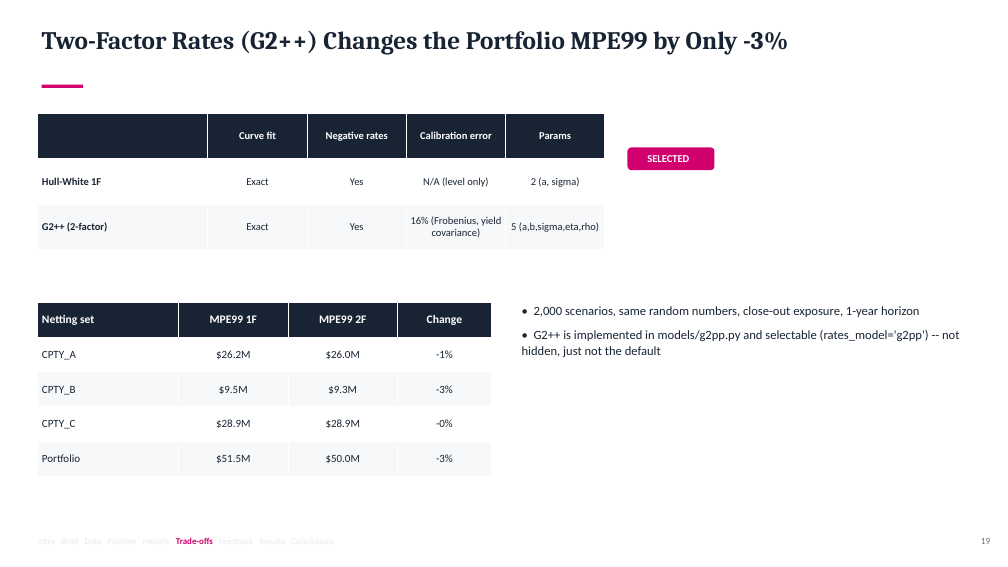
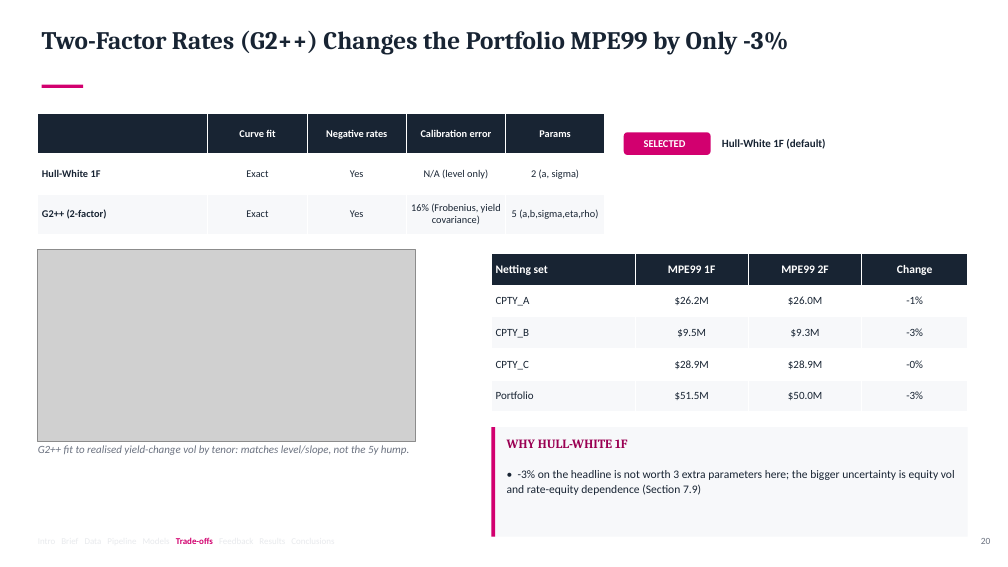
Before and after one commit to eshapandya24/capitolis-risk-engine, a slide deck: slide 20 of docs/Capitolis_CCR_Client_Final_Presentation.pptx (slide 19 before the commit). Drawn at 1008x567 pixels with LibreOffice and Linux fonts; fonts in the diff are those of the drawing; grey boxes stand for pictures. Boxes give left, top, right and bottom in pixels: in the first picture for what was removed or moved away, otherwise in the second. Text is boxed around its words. In the diff, an @@ line names an element or a change of style, - is before the commit and + after.

```diff
--- a/docs/Capitolis_CCR_Client_Final_Presentation.pptx
+++ b/docs/Capitolis_CCR_Client_Final_Presentation.pptx
@@ table at (x1=38, y1=113, x2=604, y2=234) @@
@@ size 10 to 9.8 pt @@
@@ rounded rectangle "SELECTED" moved from (x1=628, y1=147, x2=715, y2=170) to (x1=624, y1=132, x2=711, y2=155) @@
@@ text added at (x1=722, y1=139, x2=825, y2=149), 10.5 pt, text #182433, bold @@
+Hull-White 1F (default)
@@ picture added at (x1=38, y1=250, x2=416, y2=442) @@
@@ table resized from (x1=38, y1=302, x2=492, y2=476) to (x1=492, y1=253, x2=968, y2=412) @@
@@ text removed at (x1=522, y1=306, x2=959, y2=357) @@
-• 2,000 scenarios, same random numbers, close-out exposure, 1-year horizon
-• G2++ is implemented in models/g2pp.py and selectable (rates_model='g2pp') -- not hidden, just not the default
@@ text added at (x1=38, y1=445, x2=409, y2=455), 10.5 pt, text #6B7280, italic @@
+G2++ fit to realised yield-change vol by tenor: matches level/slope, not the 5y hump.
@@ rectangle added at (x1=492, y1=427, x2=968, y2=537), fill #F7F8FA @@
@@ rectangle added at (x1=492, y1=427, x2=495, y2=537), fill #D2006F @@
@@ text added at (x1=507, y1=439, x2=627, y2=448), 12 pt, text #9A0052, bold @@
+WHY HULL-WHITE 1F
@@ text added at (x1=507, y1=470, x2=955, y2=495), 11 pt, text #182433 @@
+• -3% on the headline is not worth 3 extra parameters here; the bigger uncertainty is equity vol and rate-equity dependence (Section 7.9)
```
Also in this commit, not shown: 36 other slides changed, 1 slide added, 1 other file.
